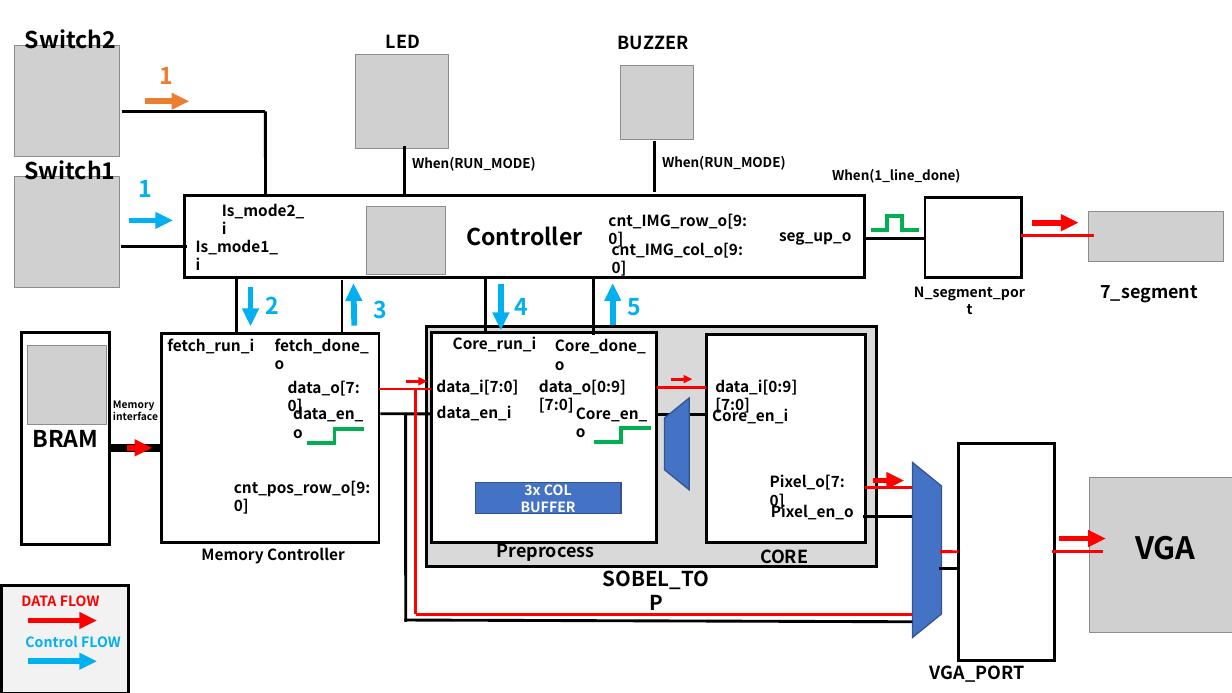
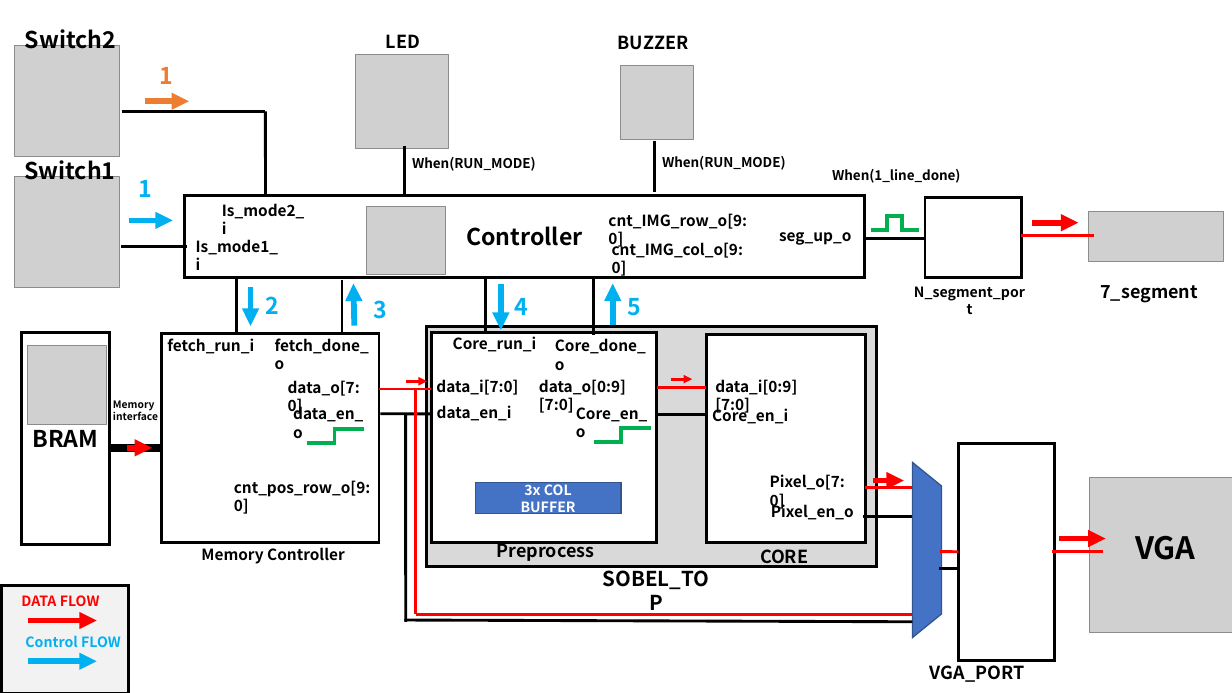
Before and after one commit to YongCastle/ICE2005_42, a slide deck: slide 15 of Plan.pptx. Drawn at 1232x693 pixels with LibreOffice and Linux fonts; fonts in the diff are those of the drawing; grey boxes stand for pictures. Boxes give left, top, right and bottom in pixels: in the first picture for what was removed or moved away, otherwise in the second. Text is boxed around its words. In the diff, an @@ line names an element or a change of style, - is before the commit and + after.

```diff
--- a/Plan.pptx
+++ b/Plan.pptx
@@ trapezoid removed at [665,398,689,490] @@
```
Also in this commit, not shown: 3 other slides changed, 1 slide added, 15 other files.
